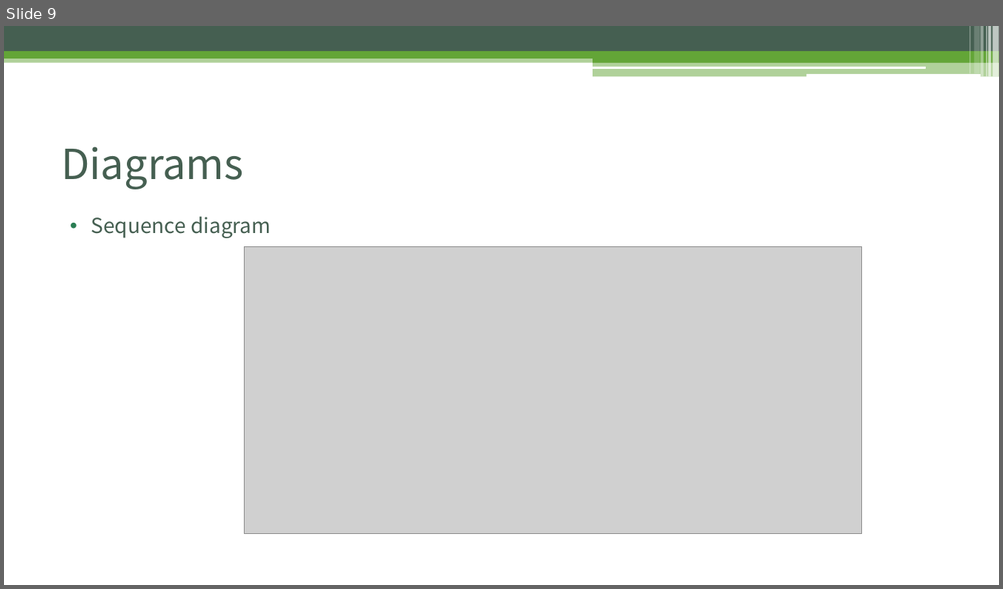
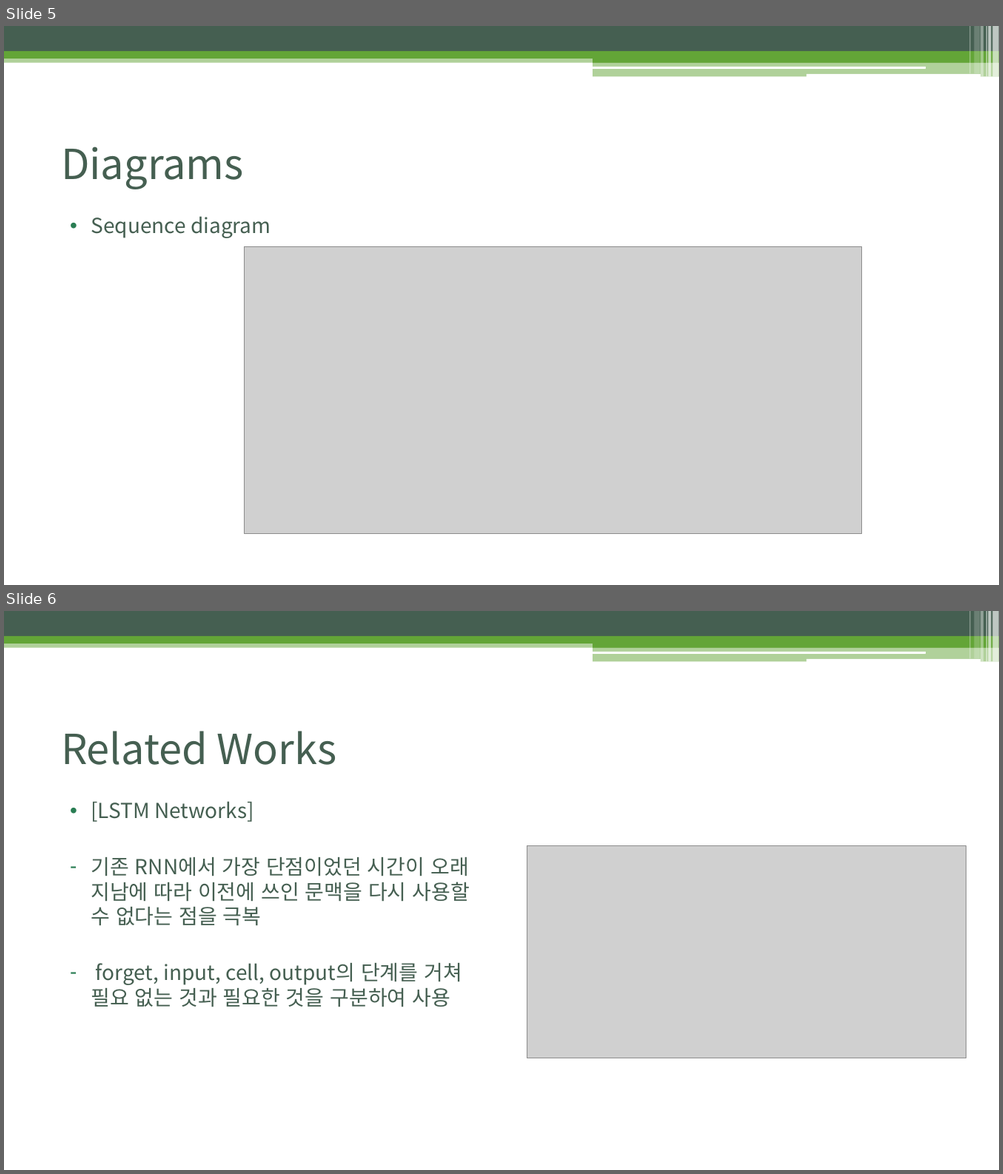
Before and after one commit to lsh0107/2022capstone2, a slide deck: 2019110633 이상혁 발표.pptx. Shown one above the other, each under a label of ours: slide 9 before the commit, slides 5 and 6 after it. The pictures are 1003x589 and 1003x1174 pixels, drawn with LibreOffice and Linux fonts; fonts in the diff are those of the drawing; grey boxes stand for pictures. Boxes give left, top, right and bottom in pixels: in the first picture for what was removed or moved away, otherwise in the second. Text is boxed around its words. In the diff, an @@ line names an element or a change of style, - is before the commit and + after.

```diff
--- a/2019110633 이상혁 발표.pptx
+++ b/2019110633 이상혁 발표.pptx
@@ slide 6 added at bbox=[4, 611, 999, 1170], background #FFFFFF; not listed: 13 template elements that a slide beside it also shows @@
@@ title added at bbox=[61, 731, 337, 765], 40 pt, text #455F51 @@
+Related Works
@@ text added at bbox=[91, 801, 469, 1008], 20 pt, text #455F51 @@
+• [LSTM Networks]
+– 기존 RNN에서 가장 단점이었던 시간이 오래 지남에 따라 이전에 쓰인 문맥을 다시 사용할 수 없다는 점을 극복
+– forget, input, cell, output의 단계를 거쳐 필요 없는 것과 필요한 것을 구분하여 사용
@@ picture added at bbox=[527, 846, 967, 1059] @@
@@ what was slide 9 is now slide 5 @@
```
Also in this commit, not shown: 3 slides changed, 3 other slides added, 3 slides removed.
